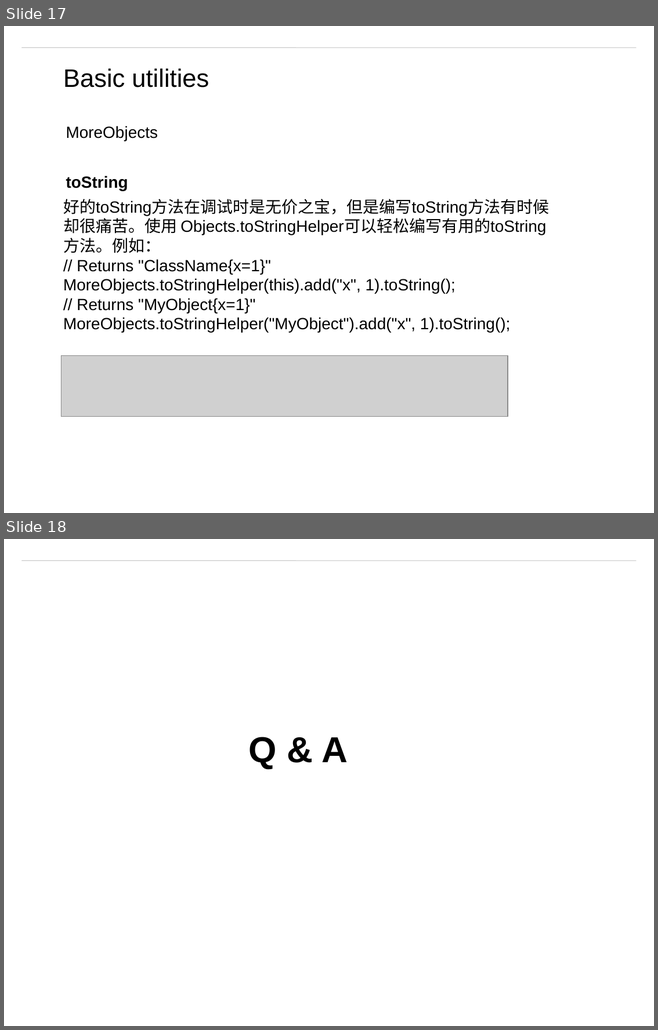
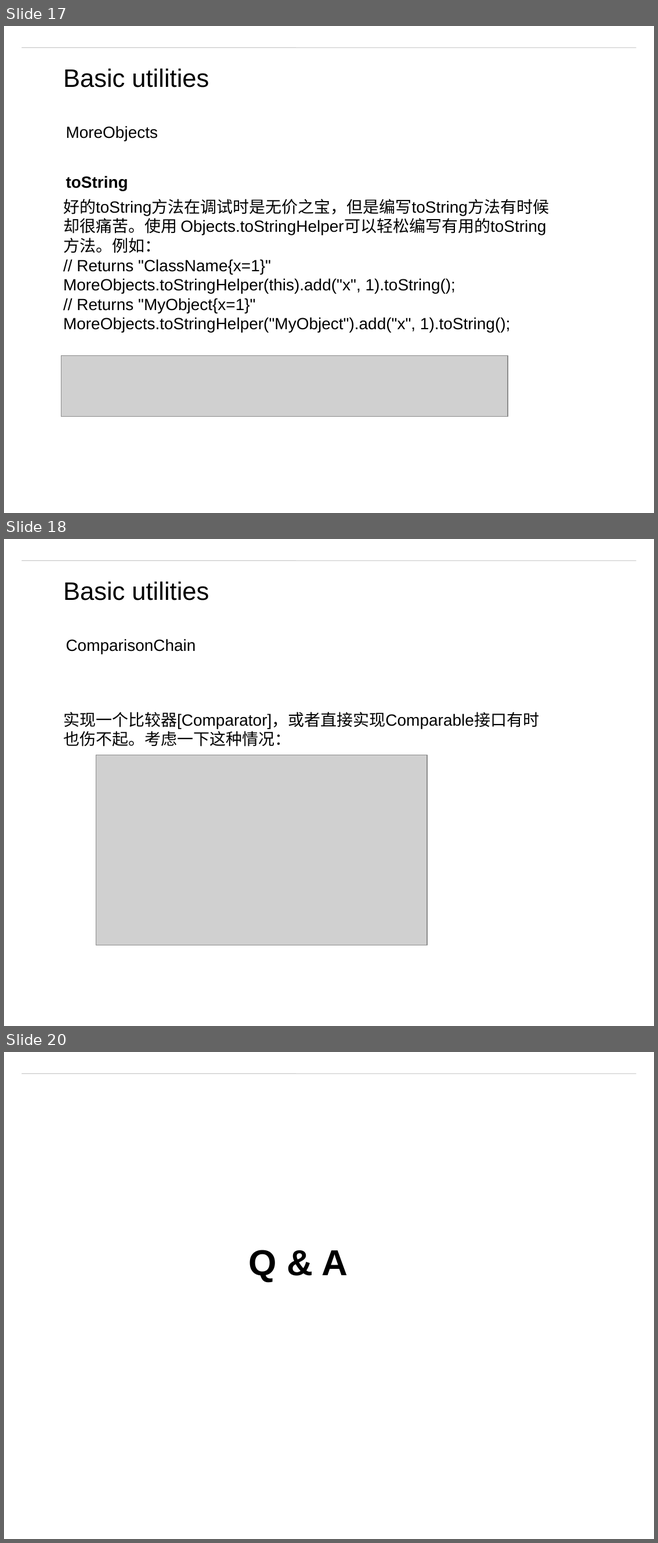
Before and after one commit to matt19870107/Guava, a slide deck: Guava.pptx. Shown one above the other, each under a label of ours: slides 17 and 18 before the commit, slides 17, 18 and 20 after it; the slides between them are not shown. The pictures are 658x1030 and 658x1543 pixels, drawn with LibreOffice and Linux fonts; fonts in the diff are those of the drawing; grey boxes stand for pictures; background and template pictures are left out. Boxes give left, top, right and bottom in pixels: in the first picture for what was removed or moved away, otherwise in the second. Text is boxed around its words. In the diff, an @@ line names an element or a change of style, - is before the commit and + after.

Commit message:
ComparisonChain。

```diff
--- a/Guava.pptx
+++ b/Guava.pptx
@@ slide 18 added at (4,539,654,1026), background #FFFFFF; not listed: 1 template element that a slide beside it also shows @@
@@ text added at (63,581,209,600), 28 pt, text #000000 @@
+Basic utilities
@@ text added at (66,639,196,654), 18 pt, text #000000 @@
+ComparisonChain
@@ text added at (63,712,539,747), 18 pt, text #000000 @@
+实现一个比较器[Comparator]，或者直接实现Comparable接口有时也伤不起。考虑一下这种情况：
@@ picture added at (96,755,427,946) @@
@@ what was slide 18 is now slide 20 @@
```
Also in this commit, not shown: 1 other slide added, 2 other files.
